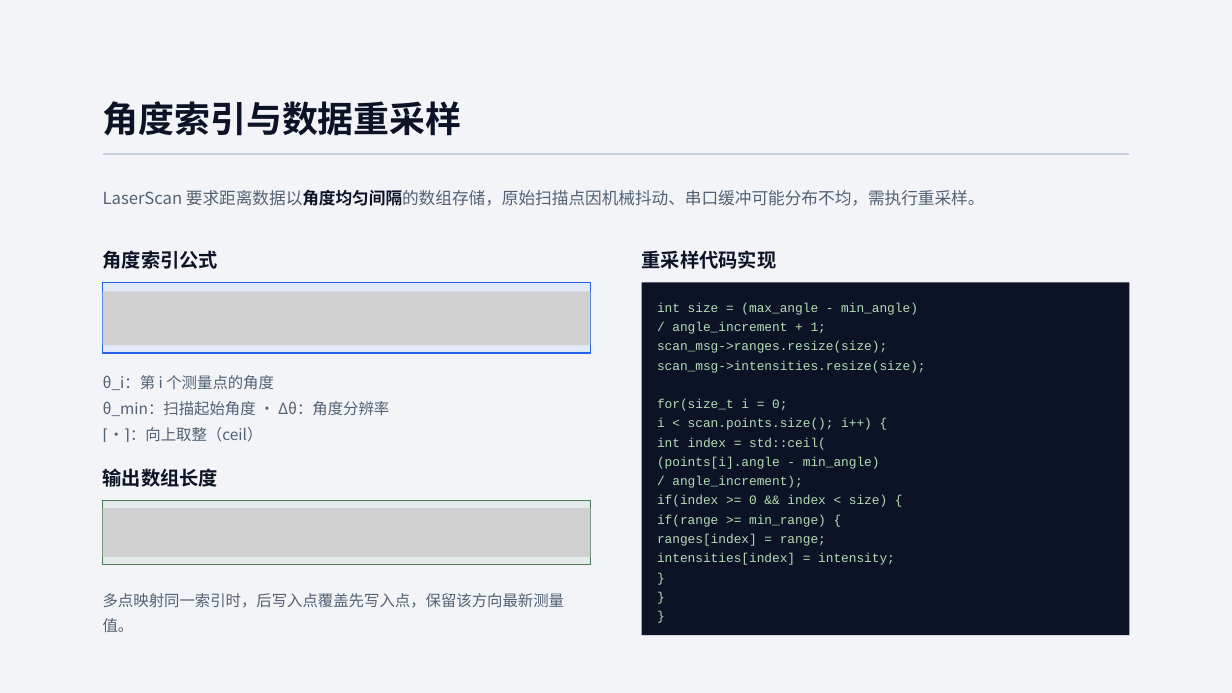
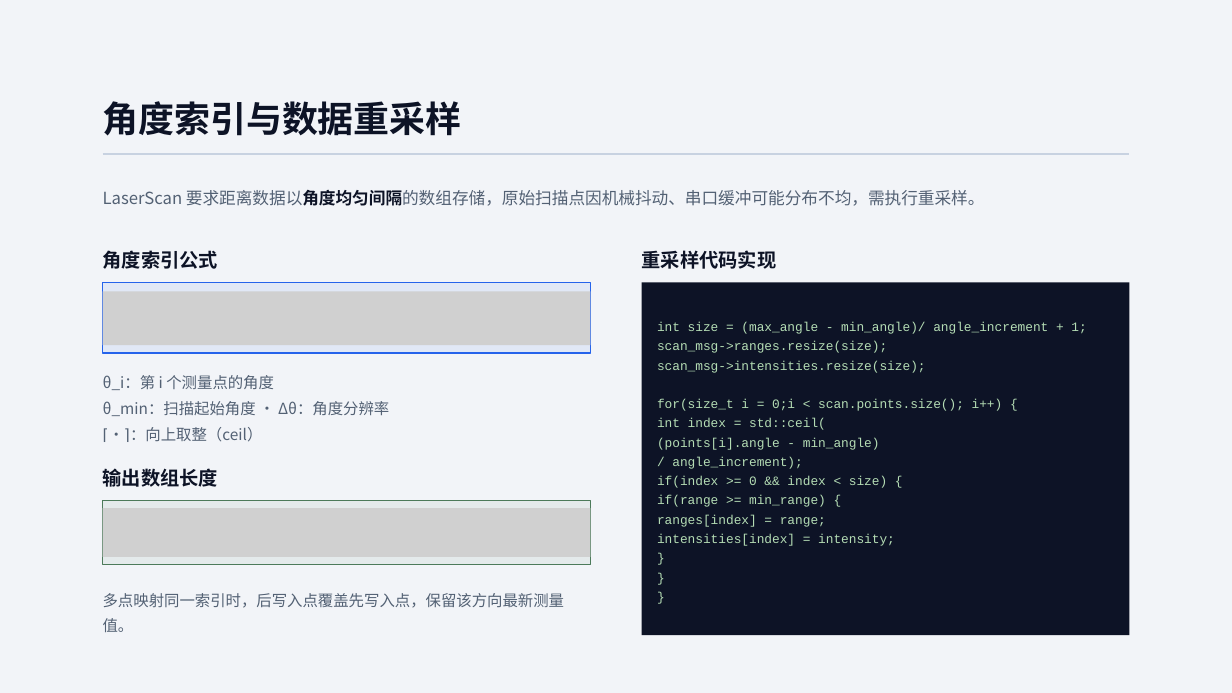
Before and after one commit to dreamcather726/projects-archive, a slide deck: slide 16 of projects/06-ROS2-Engineering-Labs/10第十课/YDLIDAR ROS2 Driver 理论学习指南.pptx. Drawn at 1232x693 pixels with LibreOffice and Linux fonts; fonts in the diff are those of the drawing; grey boxes stand for pictures. Boxes give left, top, right and bottom in pixels: in the first picture for what was removed or moved away, otherwise in the second. Text is boxed around its words. In the diff, an @@ line names an element or a change of style, - is before the commit and + after.

```diff
--- a/projects/06-ROS2-Engineering-Labs/10第十课/YDLIDAR ROS2 Driver 理论学习指南.pptx
+++ b/projects/06-ROS2-Engineering-Labs/10第十课/YDLIDAR ROS2 Driver 理论学习指南.pptx
@@ text at (657, 322, 1086, 334): text changed @@
-int size = (max_angle - min_angle)
-/ angle_increment + 1;
+int size = (max_angle - min_angle)/ angle_increment + 1;
@@ text at (657, 399, 1003, 411): text changed @@
-for(size_t i = 0;
-i < scan.points.size(); i++) {
+for(size_t i = 0;i < scan.points.size(); i++) {
```
Also in this commit, not shown: 2 other files.
